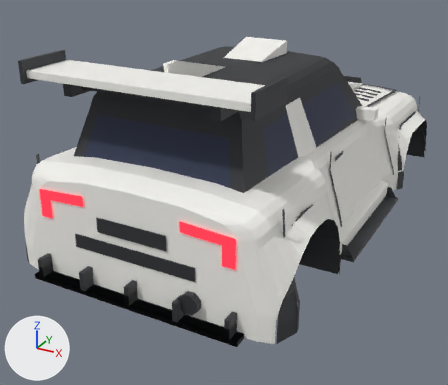
Two versions of the glTF model assets/meshes/requin/Requin.glb, one commit apart.
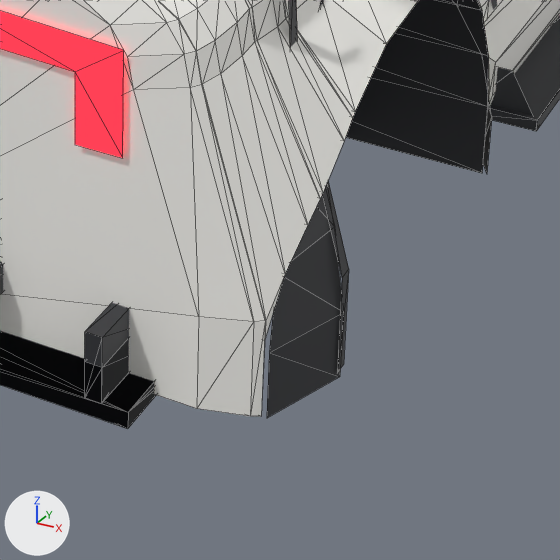
The first picture shows the older version from a 50 mm camera at (6.52, -13.81, 5.47) aimed at (-0.58, -0.9, -0.98). The close-ups show the older and then the newer version on the part from 45% to 80% of the width and 58% to 100% of the height of that picture. Only the edits that show in the close-ups are written down. Arrows for +X, +Y and +Z are at lower left; the lights stay in place. The close-ups show mesh edges as thin lines.

Before the edit, the objects in view are built like this:
```python
me_archlip_rr = bpy.data.meshes.new('ArchLip_RR')
me_archlip_rr.from_pydata(...)  # 26 vertices, 24 faces; spans x 2.8..3.18, y -5.45..-2.45, z -1.42..0.56
me_archlip_rr.materials.append(mat_trim)  # dark grey #2f3035
me_opt_diffuser_road_accdiffuser = bpy.data.meshes.new('Opt_Diffuser_Road_AccDiffuser')
me_opt_diffuser_road_accdiffuser.from_pydata(...)  # a box spanning x -2.4..2.4, y -5.84..-5.29, z -1.44..-1.34; a box spanning x -2.25..-2.15, y -5.84..-5.29, z -1.34..-1.12; a box spanning x -0.05..0.05, y -5.84..-5.29, z -1.34..-1.12; a box spanning x 2.15..2.25, y -5.84..-5.29, z -1.34..-1.12
me_opt_diffuser_road_accdiffuser.materials.append(mat_trim)  # dark grey #2f3035
me_opt_skirts_side_accskirt_r = bpy.data.meshes.new('Opt_Skirts_Side_AccSkirt_R')
me_opt_skirts_side_accskirt_r.from_pydata(...)  # 10 vertices, 14 faces; spans x 2.75..2.95, y -1.9..1.9, z -1.46..-0.98
me_opt_skirts_side_accskirt_r.materials.append(mat_body)  # white #f7f6f1
ob_archlip_rr = bpy.data.objects.new('ArchLip_RR', me_archlip_rr)
ob_archlip_rr.location = (0.0, 0.0, 0.0)
ob_opt_diffuser_road_accdiffuser = bpy.data.objects.new('Opt_Diffuser_Road_AccDiffuser', me_opt_diffuser_road_accdiffuser)
ob_opt_diffuser_road_accdiffuser.location = (0.0, 0.0, 0.0)
ob_opt_skirts_side_accskirt_r = bpy.data.objects.new('Opt_Skirts_Side_AccSkirt_R', me_opt_skirts_side_accskirt_r)
ob_opt_skirts_side_accskirt_r.location = (0.0, 0.0, 0.0)
# also in view: 'Opt_Skirts_Blade_AccSideBlade_R' at (3.0, 0.0, -1.3); 'BumperRear' at (0.0, -5.28, -0.14); 'Opt_Diffuser_Race_AccDiffuserRace' at (0.0, -5.39, -1.19); 'TailLight_R' at (1.66, -5.58, 0.28); 'Fender_RR' at (2.54, -3.25, -0.21)
```
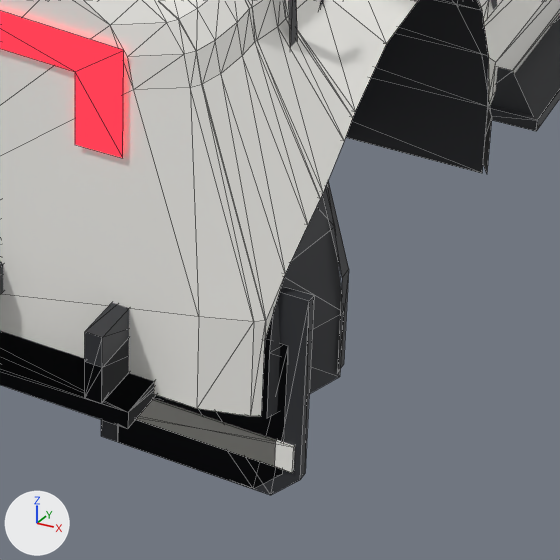
Changed parts and their boxes (x1, y1, x2, y2) in the close-ups (560 x 560 px):
'Opt_Mudflaps_Long_AccMudflapsLong', added
    after: (101, 287, 314, 495)
'Opt_Mudflaps_Rally_AccMudflaps', added
    after: (118, 339, 288, 489)
'Opt_Mudflaps_Rally_AccMudflapsBand', added
    after: (136, 399, 276, 467)
'Opt_Mudflaps_Long_AccMudflapsLongBand', added
    after: (137, 400, 295, 473)

What changed in the scene script:
```text
Add me_opt_mudflaps_rally_accmudflapsband:
    me_opt_mudflaps_rally_accmudflapsband.from_pydata(...)  # a box spanning x 2.14..3.02, y 2.7..2.8, z -1.75..-1.59; a box spanning x -3.02..-2.14, y 2.7..2.8, z -1.75..-1.59; a box spanning x 2.14..3.02, y -5.4..-5.3, z -1.75..-1.59; a box spanning x -3.02..-2.14, y -5.4..-5.3, z -1.75..-1.59
    me_opt_mudflaps_rally_accmudflapsband.materials.append(mat_body)  # white #f7f6f1
Add me_opt_mudflaps_rally_accmudflaps:
    me_opt_mudflaps_rally_accmudflaps.from_pydata(...)  # 40 vertices, 64 faces; spans x -3.06..3.06, y -5.38..2.78, z -1.95..-1.0
    me_opt_mudflaps_rally_accmudflaps.materials.append(mat_trim)  # dark grey #2f3035
Add me_opt_mudflaps_long_accmudflapslongband:
    me_opt_mudflaps_long_accmudflapslongband.from_pydata(...)  # a box spanning x 2.04..3.12, y 2.7..2.8, z -1.75..-1.59; a box spanning x -3.12..-2.04, y 2.7..2.8, z -1.75..-1.59; a box spanning x 2.04..3.12, y -5.4..-5.3, z -1.75..-1.59; a box spanning x -3.12..-2.04, y -5.4..-5.3, z -1.75..-1.59
    me_opt_mudflaps_long_accmudflapslongband.materials.append(mat_body)  # white #f7f6f1
Add me_opt_mudflaps_long_accmudflapslong:
    me_opt_mudflaps_long_accmudflapslong.from_pydata(...)  # 40 vertices, 64 faces; spans x -3.16..3.16, y -5.38..2.78, z -1.95..-0.7
    me_opt_mudflaps_long_accmudflapslong.materials.append(mat_trim)  # dark grey #2f3035
Add ob_opt_mudflaps_rally_accmudflapsband:
    ob_opt_mudflaps_rally_accmudflapsband = bpy.data.objects.new('Opt_Mudflaps_Rally_AccMudflapsBand', me_opt_mudflaps_rally_accmudflapsband)
    ob_opt_mudflaps_rally_accmudflapsband.location = (0.0, 0.0, 0.0)
Add ob_opt_mudflaps_rally_accmudflaps:
    ob_opt_mudflaps_rally_accmudflaps = bpy.data.objects.new('Opt_Mudflaps_Rally_AccMudflaps', me_opt_mudflaps_rally_accmudflaps)
    ob_opt_mudflaps_rally_accmudflaps.location = (0.0, 0.0, 0.0)
Add ob_opt_mudflaps_long_accmudflapslongband:
    ob_opt_mudflaps_long_accmudflapslongband = bpy.data.objects.new('Opt_Mudflaps_Long_AccMudflapsLongBand', me_opt_mudflaps_long_accmudflapslongband)
    ob_opt_mudflaps_long_accmudflapslongband.location = (0.0, 0.0, 0.0)
Add ob_opt_mudflaps_long_accmudflapslong:
    ob_opt_mudflaps_long_accmudflapslong = bpy.data.objects.new('Opt_Mudflaps_Long_AccMudflapsLong', me_opt_mudflaps_long_accmudflapslong)
    ob_opt_mudflaps_long_accmudflapslong.location = (0.0, 0.0, 0.0)
```
